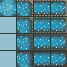
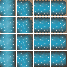
Layers edited between the first and the second w=67, h=67 image:
removed layer "Background" over bbox(0, 0, 67, 67)
painted on "background" over bbox(0, 0, 67, 67)
